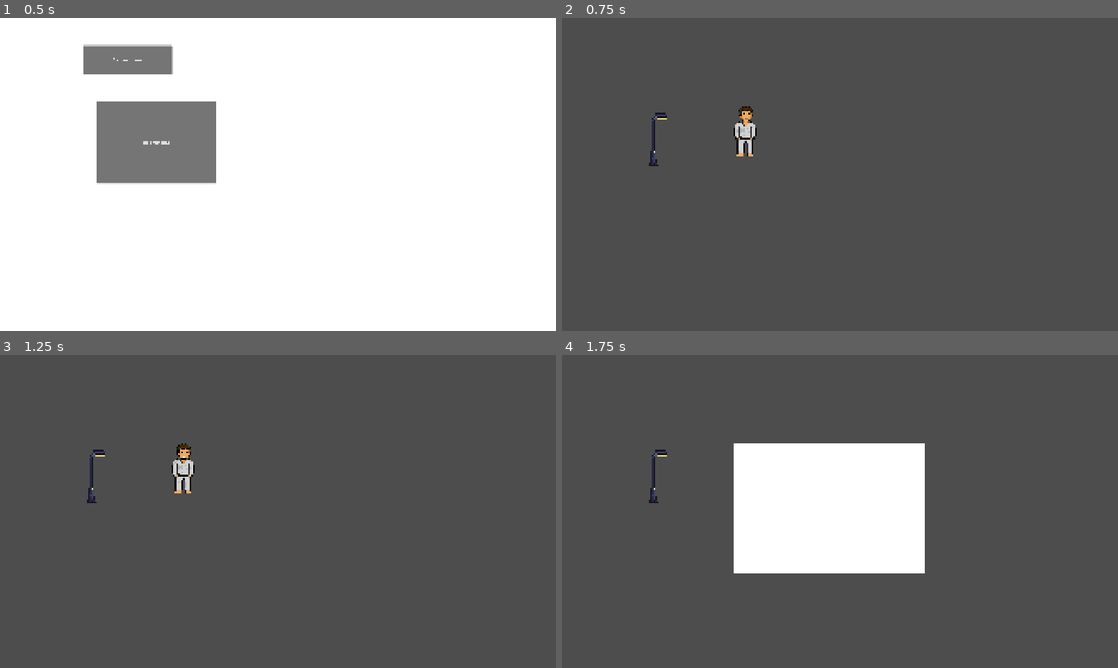
Above: before the commit, frames 1-4 (two rows, left to right).
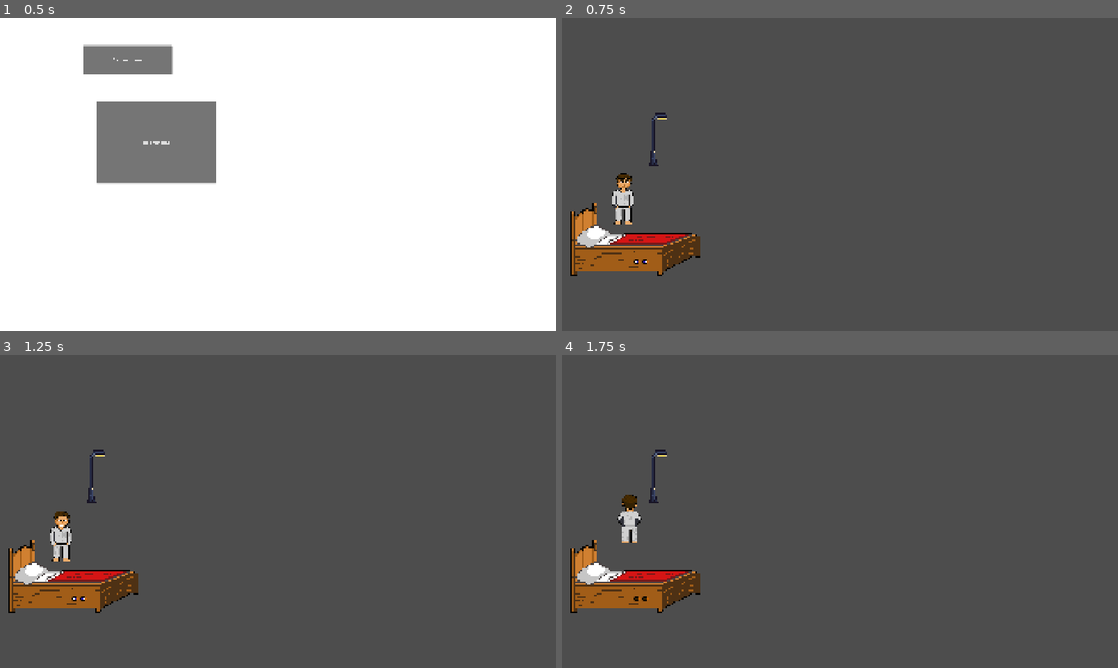
Above: after the commit, the same moments.

Repository: jacclelol/CodeBreaker-v.-2
Game: Godot game, scene res://start_menu.tscn
Same seed, same stepped clock (60 frames per second), same inputs: the game is played once before the commit and once after it.
Inputs (mouse positions are in pixels of both pictures, inside the frame that each line leads up to):
- Up to frame 1 (0.5 s): no input
- Up to frame 2 (0.75 s): click "Zapnout hru" at 0.5 s
- Up to frame 3 (1.25 s): no input
- Up to frame 4 (1.75 s): tap Enter at 1.25 s; move the mouse to (656, 442) at 1.27 s; hold E (open_inv) from 1.28 s (still down); click (656, 442) at 1.42 s

Frame 1 is identical in both runs. In frame 2, 3.9% of the frame differs, in the area x 1-35%, y 28-83%; in frame 3, 3.9%; in frame 4, 18%, in the area x 1-66%, y 28-83%.

Commit message:
Inventář, fix labelu

Diff:
--- a/inventory.gd
+++ b/inventory.gd
@@ -1,19 +1,20 @@
 extends CanvasLayer
 
+var inventory = [null, null, null, null]
+var current_scene_path: String
 
-# Called when the node enters the scene tree for the first time.
-func _ready() -> void:
-	visible = false # Po startu menu schováme
-
-
-# Called every frame. 'delta' is the elapsed time since the previous frame.
 func _process(delta: float) -> void:
 	pass
 
+func _ready() -> void:
+	visible = false
+	current_scene_path = get_tree().current_scene.get_path()
+	print("Aktuální cesta scény: ", current_scene_path)
 func _input(event):
 	if event.is_action_pressed("open_inv"):
-		if PauseMenu.visible:
+		if PauseMenu.visible or current_scene_path == "/root/StartMenu":
 			print("nejde...")
+			return
 		else:
 			toggle_inv()
 
--- a/inventory.tscn
+++ b/inventory.tscn
@@ -18,3 +18,38 @@
 offset_top = 307.0
 offset_right = 1256.0
 offset_bottom = 754.0
+
+[node name="slot1" type="ColorRect" parent="Control/ColorRect"]
+layout_mode = 0
+offset_left = 119.0
+offset_top = 66.0
+offset_right = 159.0
+offset_bottom = 106.0
+color = Color(1.92523e-07, 0.302662, 0.7810896, 1)
+
+[node name="slot2" type="ColorRect" parent="Control/ColorRect"]
+layout_mode = 0
+offset_left = 188.0
+offset_top = 70.0
+offset_right = 228.0
+offset_bottom = 110.0
+color = Color(1.92523e-07, 0.302662, 0.7810896, 1)
+
+[node name="slot3" type="ColorRect" parent="Control/ColorRect"]
+layout_mode = 0
+offset_left = 262.0
+offset_top = 66.0
+offset_right = 302.0
+offset_bottom = 106.0
+color = Color(1.92523e-07, 0.302662, 0.7810896, 1)
+
+[node name="slot4" type="ColorRect" parent="Control/ColorRect"]
+layout_mode = 0
+offset_left = 324.0
+offset_top = 67.0
+offset_right = 364.0
+offset_bottom = 107.0
+color = Color(1.92523e-07, 0.302662, 0.7810896, 1)
+
+[connection signal="ready" from="." to="." method="_ready"]
+[connection signal="ready" from="." to="." method="_on_ready"]
--- a/main_scene.tscn
+++ b/main_scene.tscn
@@ -1,8 +1,9 @@
-[gd_scene load_steps=8 format=3 uid="uid://0kjxsbr8ri00"]
+[gd_scene load_steps=17 format=3 uid="uid://0kjxsbr8ri00"]
 
 [ext_resource type="PackedScene" uid="uid://bf8ctexfk0mg4" path="res://player.tscn" id="1_0f027"]
 [ext_resource type="Script" uid="uid://tmomr4acaw5w" path="res://main_scene.gd" id="1_gyfs4"]
 [ext_resource type="Texture2D" uid="uid://b87d0t17pe0pn" path="res://assets/sprites/lamp.png" id="2_2c62f"]
+[ext_resource type="Texture2D" uid="uid://noer0enkqlj2" path="res://assets/sprites/bed-Sheet.png" id="4_d5x1h"]
 
 [sub_resource type="WorldBoundaryShape2D" id="WorldBoundaryShape2D_gyfs4"]
 normal = Vector2(1, 0)
@@ -15,11 +16,68 @@
 
 [sub_resource type="WorldBoundaryShape2D" id="WorldBoundaryShape2D_hq1ik"]
 
+[sub_resource type="AtlasTexture" id="AtlasTexture_8mm7a"]
+atlas = ExtResource("4_d5x1h")
+region = Rect2(0, 0, 150, 80)
+
+[sub_resource type="AtlasTexture" id="AtlasTexture_hq1ik"]
+atlas = ExtResource("4_d5x1h")
+region = Rect2(150, 0, 150, 80)
+
+[sub_resource type="AtlasTexture" id="AtlasTexture_nfk4m"]
+atlas = ExtResource("4_d5x1h")
+region = Rect2(300, 0, 150, 80)
+
+[sub_resource type="AtlasTexture" id="AtlasTexture_66tet"]
+atlas = ExtResource("4_d5x1h")
+region = Rect2(450, 0, 150, 80)
+
+[sub_resource type="AtlasTexture" id="AtlasTexture_7ycvg"]
+atlas = ExtResource("4_d5x1h")
+region = Rect2(600, 0, 150, 80)
+
+[sub_resource type="AtlasTexture" id="AtlasTexture_wr18j"]
+atlas = ExtResource("4_d5x1h")
+region = Rect2(750, 0, 150, 80)
+
+[sub_resource type="AtlasTexture" id="AtlasTexture_qwutr"]
+atlas = ExtResource("4_d5x1h")
+region = Rect2(900, 0, 150, 80)
+
+[sub_resource type="SpriteFrames" id="SpriteFrames_671wp"]
+animations = [{
+"frames": [{
+"duration": 1.0,
+"texture": SubResource("AtlasTexture_8mm7a")
+}, {
+"duration": 1.0,
+"texture": SubResource("AtlasTexture_hq1ik")
+}, {
+"duration": 1.0,
+"texture": SubResource("AtlasTexture_nfk4m")
+}, {
+"duration": 1.0,
+"texture": SubResource("AtlasTexture_66tet")
+}, {
+"duration": 1.0,
+"texture": SubResource("AtlasTexture_7ycvg")
+}, {
+"duration": 1.0,
+"texture": SubResource("AtlasTexture_wr18j")
+}, {
+"duration": 1.0,
+"texture": SubResource("AtlasTexture_qwutr")
+}],
+"loop": true,
+"name": &"postel",
+"speed": 1.0
+}]
+
 [node name="Node2D" type="Node2D"]
 script = ExtResource("1_gyfs4")
 
 [node name="Player" parent="." instance=ExtResource("1_0f027")]
-position = Vector2(633, 366)
+position = Vector2(211, 600)
 
 [node name="Lamp" type="StaticBody2D" parent="."]
 texture_filter = 1
@@ -51,4 +109,16 @@
 position = Vector2(1920, 1080)
 shape = SubResource("WorldBoundaryShape2D_hq1ik")
 
+[node name="Postel" type="Area2D" parent="."]
+position = Vector2(245, 744)
+
+[node name="CollisionPolygon2D" type="CollisionPolygon2D" parent="Postel"]
+polygon = PackedVector2Array(30, 37, 31, 34, 44, 29, 59, 21, 64, 22, 65, 4, 55, -1, -21, 0, -34, -9, -34, -30, -39, -30, -60, -24, -61, 40, 29, 40)
+
+[node name="AnimatedSprite2D" type="AnimatedSprite2D" parent="Postel"]
+scale = Vector2(3.615, 3.615)
+sprite_frames = SubResource("SpriteFrames_671wp")
+animation = &"postel"
+autoplay = "postel"
+
 [connection signal="input_event" from="Lamp" to="." method="_on_lamp_input_event"]
--- a/pause_menu.gd
+++ b/pause_menu.gd
@@ -1,15 +1,19 @@
 extends CanvasLayer
 
 
+var current_scene: String
 
 func _on_ready() -> void:
 	visible = false # Po startu menu schováme
+	current_scene = get_tree().current_scene.get_path()
 
 func _input(event):
 	if event.is_action_pressed("ui_cancel"): # Obvykle ESC
-		if Inventory.visible:
+		if Inventory.visible and current_scene != "/root/StartMenu":
 			Inventory.visible = false
 			toggle_pause()
+		elif current_scene == "/root/StartMenu":
+			get_tree().quit()
 		else:
 			toggle_pause()
 
--- a/player.tscn
+++ b/player.tscn
@@ -8,6 +8,7 @@
 [ext_resource type="Texture2D" uid="uid://dgwdtj780d406" path="res://assets/sprites/walk_anims/rightwalk.png" id="3_hqtel"]
 [ext_resource type="Texture2D" uid="uid://cgagur6p4i704" path="res://assets/sprites/walk_anims/leftwalk.png" id="3_sweqy"]
 [ext_resource type="Texture2D" uid="uid://sxrrq7lc6e08" path="res://assets/sprites/idlePyjama-Sheet.png" id="4_dw050"]
+[ext_resource type="Texture2D" uid="uid://c71nwosje2h7r" path="res://assets/sprites/topwalk.png" id="7_bwjto"]
 [ext_resource type="Texture2D" uid="uid://dcejn05lyyyt4" path="res://assets/sprites/walkdownPyjama-Sheet.png" id="8_ivps1"]
 [ext_resource type="Texture2D" uid="uid://dl6vgour0ufnc" path="res://assets/sprites/walk_anims/leftwalk_pyjamas.png" id="9_n7ghd"]
 [ext_resource type="Texture2D" uid="uid://bam38fn8b46nw" path="res://assets/sprites/walk_anims/rightwalk_pyjamas.png" id="10_nvl01"]
@@ -190,6 +191,22 @@
 atlas = ExtResource("3_hqtel")
 region = Rect2(384, 0, 64, 64)
 
+[sub_resource type="AtlasTexture" id="AtlasTexture_04g4e"]
+atlas = ExtResource("7_bwjto")
+region = Rect2(0, 0, 32, 80)
+
+[sub_resource type="AtlasTexture" id="AtlasTexture_lx1qc"]
+atlas = ExtResource("7_bwjto")
+region = Rect2(32, 0, 32, 80)
+
+[sub_resource type="AtlasTexture" id="AtlasTexture_elm0x"]
+atlas = ExtResource("7_bwjto")
+region = Rect2(64, 0, 32, 80)
+
+[sub_resource type="AtlasTexture" id="AtlasTexture_k7vj2"]
+atlas = ExtResource("7_bwjto")
+region = Rect2(96, 0, 32, 80)
+
 [sub_resource type="AtlasTexture" id="AtlasTexture_efrwb"]
 atlas = ExtResource("3_1jxqw")
 region = Rect2(0, 0, 32, 80)
@@ -559,6 +576,23 @@
 }],
 "loop": true,
 "name": &"normal_right",
+"speed": 5.0
+}, {
+"frames": [{
+"duration": 1.0,
+"texture": SubResource("AtlasTexture_04g4e")
+}, {
+"duration": 1.0,
+"texture": SubResource("AtlasTexture_lx1qc")
+}, {
+"duration": 1.0,
+"texture": SubResource("AtlasTexture_elm0x")
+}, {
+"duration": 1.0,
+"texture": SubResource("AtlasTexture_k7vj2")
+}],
+"loop": true,
+"name": &"normal_up",
 "speed": 5.0
 }, {
 "frames": [{
@@ -767,7 +801,7 @@
 [node name="AnimatedSprite2D" type="AnimatedSprite2D" parent="."]
 scale = Vector2(2.76, 2.76)
 sprite_frames = SubResource("SpriteFrames_2hs0m")
-animation = &"pyjamas_up"
+animation = &"normal_up"
 
 [node name="CollisionShape2D" type="CollisionShape2D" parent="."]
 position = Vector2(-0.5, 16.5)
@@ -781,6 +815,7 @@
 limit_bottom = 1080
 
 [node name="Dialog" type="Control" parent="."]
+z_index = 2
 texture_filter = 1
 layout_mode = 3
 anchors_preset = 0
@@ -790,9 +825,9 @@
 [node name="Label" type="Label" parent="Dialog"]
 texture_filter = 1
 layout_mode = 0
-offset_left = -101.0
-offset_top = -124.0
-offset_right = 101.0
+offset_left = -145.0
+offset_top = -130.0
+offset_right = 145.0
 offset_bottom = -81.5
 label_settings = SubResource("LabelSettings_dw050")
 horizontal_alignment = 1
--- a/project.godot
+++ b/project.godot
@@ -24,7 +24,7 @@
 
 window/size/viewport_width=1920
 window/size/viewport_height=1080
-window/size/mode=3
+window/size/mode=2
 window/stretch/mode="canvas_items"
 
 [gui]
Not shown, added: assets/sprites/bed-Sheet.png.import
Not shown, added: assets/sprites/topwalk.png.import
Not shown: 1 places in player.tscn that only renumber resources
